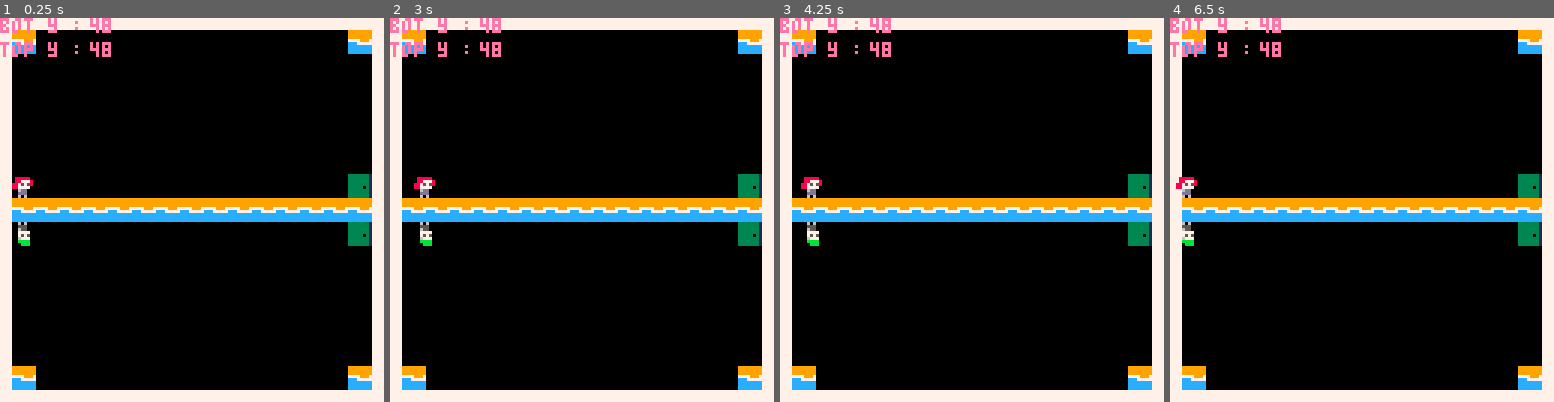
Above: before the commit, frames 1-4 (left to right).
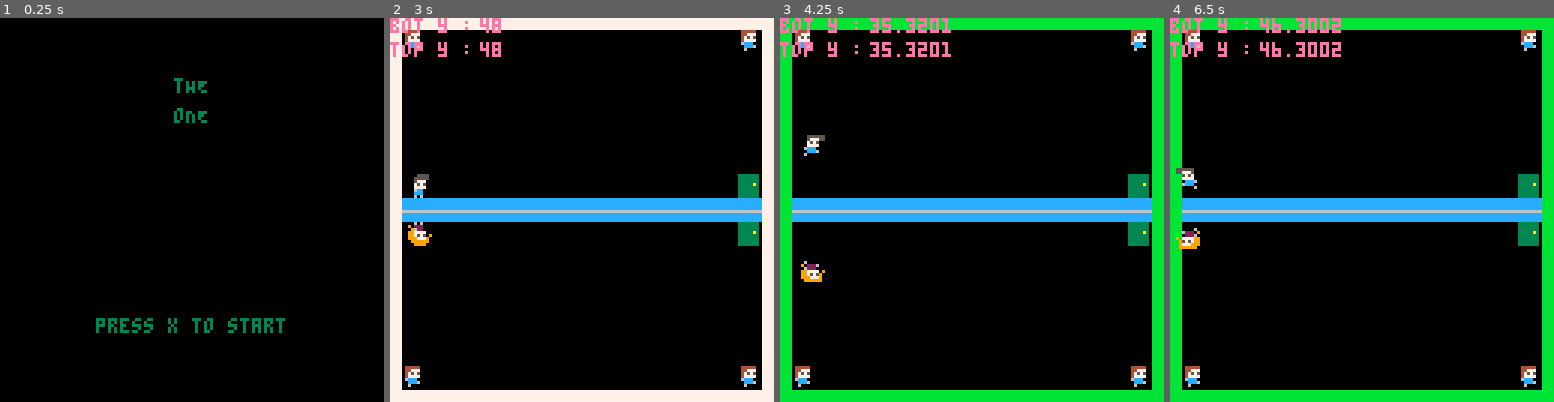
Above: after the commit, the same moments.

Repository: lpratico/a_curious_amalgam
Game: PICO-8 cartridge game.p8
The game is run twice, just before and just after one commit, with the same random seed, the same clock (stepped at 60 frames per second) and the same inputs.
Inputs:
- Up to frame 1 (0.25 s): no input
- Up to frame 2 (3 s): tap O (Z key) at 0.33, 0.7, 1.43, 2.22 s; tap X (X key) at 1.07, 2.07, 2.4, 2.73 s; hold Left 1.97-2.37 s; hold Right from 2.87 s (still down)
- Up to frame 3 (4.25 s): tap X (X key) every 0.33 s from 3.07 to 4.07 s; tap O (Z key) at 3.1, 3.98 s; release Right at 3.53 s; hold Up 3.58-4.08 s; hold Right from 4.13 s (still down)
- Up to frame 4 (6.5 s): tap X (X key) every 0.33 s from 4.4 to 6.4 s; release Right at 4.53 s; tap O (Z key) at 4.87, 5.75 s; hold Left 5.13-5.8 s; hold Up 5.85-6.18 s; hold Left from 6.23 s (still down)

The runs differ from the first frame. In frame 1, 22% of the frame differs, in the area x 0-100%, y 0-100%; in frame 2, 5.6%; in frame 3, 18%; in frame 4, 18%.

Commit message:
Added animations and game states

Diff:
--- a/game.p8
+++ b/game.p8
@@ -5,27 +5,44 @@
 --constants
 
 playerheight = 7
-mapheight = 120 --119?
-
-jumpvel = -2.21
-gravity = .15
+mapheight = 120
+
+jumpvel = -2.71
+gravity = .25
+
+
 
 topplayer={
     x=0,
     y=48,
-    v=0
+    v=0,
+    spritestand = 14,
+    spritejump = 15,
+    spriterun = 16,
+    spritecurrent = 14,
+    spritedir = 1,
+    framenum = 0,
+    running=false
 }
 
 botplayer={
     x=0,
     y=48,
-    v=0
+    v=0,
+    spritestand = 26,
+    spritejump = 27,
+    spriterun = 28,
+    spritecurrent = 26,
+    spritedir = 1,
+    framenum = 0,
+    running=false
 }
 
 level={
     x=0,
     y=0,
-    linked=false
+    linked=false,
+    state="m"
 }
 
 
@@ -38,8 +55,8 @@
 end
 
 function getcorners(player)
-    return {{player.x + 2,   flr(player.y + 2)},
-            {player.x + 5,   flr(player.y + 2)},
+    return {{player.x + 2,   flr(player.y + 1)},
+            {player.x + 5,   flr(player.y + 1)},
             {player.x + 2,   ceil(player.y + 7)},
             {player.x + 5,   ceil(player.y + 7)}}
 end
@@ -104,24 +121,20 @@
             if (topplayer.v < 0) then --upward
                 edge = flr(topcorners[i][2] / 8) * 8
                 disttop = edge + playerheight - topplayer.y
-                -- topplayer.y = edge + playerheight
 
             else --downward
                 edge = flr(topcorners[i][2] / 8) * 8 - 8
                 disttop = edge - topplayer.y
-                -- topplayer.y = edge
             end
         end
         if (not validlocation(botcorners[i][1], botcorners[i][2], true)) then
             if (botplayer.v < 0) then --upward
                 edge = flr(botcorners[i][2] / 8) * 8
                 distbot = edge + playerheight - botplayer.y
-                -- botplayer.y = edge + playerheight
 
             else --downward
                 edge = flr(botcorners[i][2] / 8) * 8 - 8
                 distbot = edge - botplayer.y
-                -- botplayer.y = edge
             end
         end
     end
@@ -191,71 +204,131 @@
 end
 
 function _update()
-    checkspikes()
-    checkexit()
-
-    --reset button
-    if (btnp(5)) then
-        resetlevel()
-    end
-
-
-    --jump
-    if (btn(2)) then
-        if (topplayer.v == 0) then
-            topplayer.v = jumpvel
-        end
-        if (botplayer.v == 0) then
-            botplayer.v = jumpvel
-        end
-    end
-
-
-    --controls
-    if(btn(0)) then
-        moveplayersx(-1)
-    end
-    if(btn(1)) then
-        moveplayersx(1)
-    end
-
-    if (btnp(4)) then
-        level.linked = not level.linked
+    if (level.state == "m") then
+        if(btn(5)) then
+            level.state = "g"
+        end
+    elseif (level.state == "g") then
+        checkspikes()
+        checkexit()
+
+        --reset button
+        if (btnp(4)) then
+            resetlevel()
+        end
+
+
+        --jump
+        if (btn(2)) then
+            if (topplayer.v == 0) then
+                topplayer.v = jumpvel
+            end
+            if (botplayer.v == 0) then
+                botplayer.v = jumpvel
+            end
+        end
+
+
+        --controls
+        if(btn(0)) then
+            moveplayersx(-1)
+        end
+        if(btn(1)) then
+            moveplayersx(1)
+        end
+
+        if (btnp(5)) then
+            level.linked = not level.linked
+            if (level.linked) then
+                topplayer.v = (topplayer.v + botplayer.v)/2
+                botplayer.v = topplayer.v
+            end
+        end
+
+        --gravity
+        topplayer.v += gravity
+        botplayer.v += gravity
+
+        moveplayersy()
+    end
+end
+
+function _draw()
+    if (level.state == "m") then
+        rectfill(0,0,127,127,0)
+        print("tHE", 58, 20, 3)
+        print("oNE", 58, 30, 3)
+
+
+        print("press x to start", 32, 100, 3)
+    elseif (level.state == "g") then
+        --draw base color
         if (level.linked) then
-            topplayer.v = (topplayer.v + botplayer.v)/2
-            botplayer.v = topplayer.v
-        end
-    end
-
-    --gravity
-    topplayer.v += gravity
-    botplayer.v += gravity
-
-    moveplayersy()
-end
-
-function _draw()
-    --draw base color
-    if (level.linked) then
-        rectfill(0,0,127,127,11)
-    else
-        rectfill(0,0,127,127,7)
-    end
-    rectfill(4,4,123,123,0)
-
-
-    --draw map
-    map(level.x,level.y,4,4,15,15)
-
-    --draw players
-    spr(1, topplayer.x + 4, topplayer.y + 4)
-    spr(2, botplayer.x + 4, mapheight - botplayer.y - 4, 1, 1, false, true)
-
-    print("bot y :", 0, 0, 14)
-    print(botplayer.y, 30, 0)
-    print("top y :", 0, 8, 14)
-    print(topplayer.y, 30, 8)
-
+            rectfill(0,0,127,127,11)
+        else
+            rectfill(0,0,127,127,7)
+        end
+        rectfill(4,4,123,123,0)
+
+
+        --draw map
+        map(level.x,level.y,4,4,15,15)
+
+        --draw players
+        if (btn(0) and not btn(1)) then
+            topplayer.spritedir = -1
+            botplayer.spritedir = -1
+        elseif (btn(1) and not btn(0)) then
+            topplayer.spritedir = 1
+            botplayer.spritedir = -1
+        end
+        if (topplayer.v != 0) then
+            topplayer.spritecurrent = topplayer.spritejump
+        elseif (btn(0) and not btn(1)) then
+            topplayer.framenum +=1
+            topplayer.framenum %= 20
+            topplayer.spritecurrent = topplayer.spriterun + flr(topplayer.framenum/5)
+        elseif (btn(1) and not btn(0)) then
+            topplayer.framenum +=1
+            topplayer.framenum %= 20
+            topplayer.spritecurrent = topplayer.spriterun  + flr(topplayer.framenum/5)
+        else
+            topplayer.spritecurrent = topplayer.spritestand
+            topplayer.framenum = 0
+        end
+
+        if (botplayer.v != 0) then
+            botplayer.spritecurrent = botplayer.spritejump
+        elseif (btn(0) and not btn(1)) then
+            botplayer.framenum +=1
+            botplayer.framenum %= 20
+            botplayer.spritecurrent = botplayer.spriterun + flr(botplayer.framenum/5)
+        elseif (btn(1) and not btn(0)) then
+            botplayer.framenum +=1
+            botplayer.framenum %= 20
+            botplayer.spritecurrent = botplayer.spriterun  + flr(botplayer.framenum/5)
+        else
+            botplayer.spritecurrent = botplayer.spritestand
+            botplayer.framenum = 0
+        end
+
+        if (topplayer.spritedir == 1) then
+            spr(topplayer.spritecurrent, topplayer.x + 4, topplayer.y + 4, 1, 1, false, false)
+        else
+            spr(topplayer.spritecurrent, topplayer.x + 4, topplayer.y + 4, 1, 1, true, false)
+        end
+
+        if (topplayer.spritedir == 1) then
+            spr(botplayer.spritecurrent, botplayer.x + 4, mapheight - botplayer.y - 4, 1, 1, false, true)
+        else
+            spr(botplayer.spritecurrent, botplayer.x + 4, mapheight - botplayer.y - 4, 1, 1, true, true)
+        end
+
+        print("bot y :", 0, 0, 14)
+        print(botplayer.y, 30, 0)
+        print("top y :", 0, 8, 14)
+        print(topplayer.y, 30, 8)
+    end
 
 end
 
@@ -316,34 +389,34 @@
 
 
 __gff__
-0000000000010402000000000000000000000000000000000000000000000000000000000000000000000000000000000000000000000000000000000000000000000000000000000000000000000000000000000000000000000000000000000000000000000000000000000000000000000000000000000000000000000000
-0000000000000000000000000000000000000000000000000000000000000000000000000000000000000000000000000000000000000000000000000000000000000000000000000000000000000000000000000000000000000000000000000000000000000000000000000000000000000000000000000000000000000000
+0000000000010402000000000000000000000000000000000000000000000000000000000000000000000000000000000000000000000000000000000000000000000101010102040201010101010101010101010101010101010101010101010101010101010101010101010101010101010101010101010101010101010101
+0101010101010101010101010101010101010101010101010101010101010101010101010101010101010101010101010101010101010101010101010101010101010000000000000000000000000000000000000000000000000000000000000000000000000000000000000000000000000000000000000000000000000000
 __map__
 0500000000000000000000000000050000000000000000000000000000050000000000000000000000000000050000000000000000000000000000050000000000000000000000000000050000000000000000000000000000050000000000000000000000000000050000000000000000000000000000050000000000000000
-0000000000000000000000000000000000000000000000000000000000000000000000000000000000000000000000000000000000000000000000000000000000000000000000000000000000000000000000000000000600000000000000000000000000000000000000000000000000000000000000000000000000000000
-0000000000000000000000000000000000000000000000000000000000000000000000000000000000000000000000000000000000000000000000000000000000000000000000000000000000000000000000000005050500000000000000000000000000000000000000000000000000000000000000000000000000000000
-0000000000000000000000000000000000000000000000000000000000000000000000000000000000000000060000000000000000000000000000000000000000000000000000000000060000000000000000050000000000000000000000000000000000000000000000000000000000000000000000000000000000000000
-0000000000000000000000000000000000000000000000000000000000000000000500000505000005050505050000000500000000000500000000000000000000000505050505050505050000000000000500000000000000000000000005000000000000000000000000000000000000000000000000000000000000000000
-0000000000000000000000000000000000000000000000000000000000000000050500000000000005050505050000050500000000000505000000000000000000000505050505050505050000000005000000000000000000000000000000000500000000000000000000000000000000000000000000000000000000000000
-0000000000000000000000000000060000000000070000000000000000060005050500000000000005050505050005050500000000000505050000060000000000000505050505050505050000050000000000000000000000000000000000050000000000000000060000000000000000000000000000060000000000000000
-0505050505050505050505050505050505050505050505050505050505050505050505050505050505050505050505050505050505050505050505050505050505050505050505050505050505050505050505050505050505050505050505050505050505050505050505050505050505050505050505050000000000000000
-0000000000000000000000000000060000000000070000000000000000060005050500000000000005050505050000000005050505050000000000060000000000000505050505050505050000050000000000000000000000000000000000050000000000000000060000000000000000000000000000060000000000000000
-0000000000000000000000000000000000000000000000000000000000000000050500000000000005050505050000000005050505050000000000000000000000000005050505050505050000000005000000000000000000000000000000050000000000000000000000000000000000000000000000000000000000000000
-0000000000000000000000000000000000000000000000000000000000000000000500000505000005050505050000000005050505050000000000000000000000000000050505050505050000000000000500000000000000000000000000050000000000000000000000000000000000000000000000000000000000000000
-0000000000000000000000000000000000000000000000000000000000000000000000000000000000000000060000000000000000000000000000000000000000000000000000000000060000000000000000050000000000000000000000000000000000000000000000000000000000000000000000000000000000000000
-0000000000000000000000000000000000000000000000000000000000000000000000000000000000000000000000000000000000000000000000000000000000000000000000000000000000000000000000000005050500000000000000000000000000000000000000000000000000000000000000000000000000000000
-0000000000000000000000000000000000000000000000000000000000000000000000000000000000000000000000000000000000000000000000000000000000000000000000000000000000000000000000000000000600000000000000000000000000000000000000000000000000000000000000000000000000000000
+0000000000000000000000000000000000000000000000000000000000000000000000000000000000000000000000000000000000000000000000000000000000000000000000000000000000000000000000000000004700000000000000000000000000000000000000000000000000000000000000000000000000000000
+0000000000000000000000000000000000000000000000000000000000000000000000000000000000000000000000000000000000000000000000000000000000000000000000000000000000000000000000000056565600000000000000000000000000000000000000565600000000000000000000000000000000000000
+0000000000000000000000000000000000000000000000000000000000000000000000000000000000000000470000000000000000000000000000000000000000000000000000000000470000000000000000560000000000000000000000000000000000000000000000565600000000000000000000000000000000000000
+0000000000000000000000000000000000000000000000000000000000000000005500005555000055555555550000005500000000005500000000000000000000005555555555555555550000000000005600000000000000000000000055000000000000000000000000565600000000000000000000000000000000000000
+0000000000000000000000000000000000000000000000000000000000000000555500000000000055555555550000555500000000005555000000000000000000005555555555555555550000000056000000000000000000000000000000005500000000000000000000565600000000000000000000000000000000000000
+0000000000000000000000000000470000000000460000000000000000470055555500000000000055555555550055555500000000005555550000470000000000005555555555555555550000560000000000000000000000000000000000550000000000000000470000000000000000000000000000470000000000000000
+5555555555555555555555555555555555555555555555555555555555555555555555555555555555555555555555555555555555555555555555555555555555555555555555555555555555555555555555555555555555555555555555555555555555555555555555555555555555555555555555550000000000000000
+0000000000000000000000000000470000000000480000000000000000470055555500000000000055555555550000000055555555550000000000470000000000005555555555555555550000560000000000000000000000000000000000550000000000000000470000000000004848484848000000470000000000000000
+0000000000000000000000000000000000000000000000000000000000000000555500000000000055555555550000000055555555550000000000000000000000000055555555555555550000000056000000000000000000000000000000550000000000000000000000000000000000000000000000000000000000000000
+0000000000000000000000000000000000000000000000000000000000000000005500005555000055555555550000000055555555550000000000000000000000000000555555555555550000000000005600000000000000000000000000550000000000000000000000000000000000000000000000000000000000000000
+0000000000000000000000000000000000000000000000000000000000000000000000000000000000000000470000000000000000000000000000000000000000000000000000000000470000000000000000560000000000000000000000000000000000000000000000000000000000000000000000000000000000000000
+0000000000000000000000000000000000000000000000000000000000000000000000000000000000000000000000000000000000000000000000000000000000000000000000000000000000000000000000000056565600000000000000000000000000000000000000000000000000000000000000000000000000000000
+0000000000000000000000000000000000000000000000000000000000000000000000000000000000000000000000000000000000000000000000000000000000000000000000000000000000000000000000000000004700000000000000000000000000000000000000000000000000000000000000000000000000000000
 0500000000000000000000000000050000000000000000000000000000050000000000000000000000000000050000000000000000000000000000050000000000000000000000000000050000000000000000000000000000050000000000000000000000000000050000000000000000000000000000050000000000000000
 0500000000000000000000000000050000000000000000000000000000050000000000000000000000000000000000000000000000000000000000000000000000000000000000000000000000000000000000000000000000000000000000000000000000000000000000000000000000000000000000000000000000000000
 0000000000000000000000000000000000000000000000000000000000000000000000000000000000000000000000000000000000000000000000000000000000000000000000000000000000000000000000000000000000000000000000000000000000000000000000000000000000000000000000000000000000000000
 0000000000000000000000000000000000000000000000000000000000000000000000000000000000000000000000000000000000000000000000000000000000000000000000000000000000000000000000000000000000000000000000000000000000000000000000000000000000000000000000000000000000000000
 0000000000000000000000000000000000000000000000000000000000000000000000000000000000000000000000000000000000000000000000000000000000000000000000000000000000000000000000000000000000000000000000000000000000000000000000000000000000000000000000000000000000000000
-0000000000000000000000000000000000000000000000070000000500000000000000000000000000000000000000000000000000000000000000000000000000000000000000000000000000000000000000000000000000000000000000000000000000000000000000000000000000000000000000000000000000000000
-0000000000000000000000000000000000000700000505050500000500000000000000000000000000000000000000000000000000000000000000000000000000000000000000000000000000000000000000000000000000000000000000000000000000000000000000000000000000000000000000000000000000000000
-0000000700000700000700000700060000050505000000000000000500060000000000000000000000000000000000000000000000000000000000000000000000000000000000000000000000000000000000000000000000000000000000000000000000000000000000000000000000000000000000000000000000000000
-0505050505050505050505050505050505050505050505050505050505050000000000000000000000000000000000000000000000000000000000000000000000000000000000000000000000000000000000000000000000000000000000000000000000000000000000000000000000000000000000000000000000000000
-0000000700000700000700000700060000050505000000000505000000060000000000000000000000000000000000000000000000000000000000000000000000000000000000000000000000000000000000000000000000000000000000000000000000000000000000000000000000000000000000000000000000000000
-0000000000000000000000000000000000000000000000000005050500000000000000000000000000000000000000000000000000000000000000000000000000000000000000000000000000000000000000000000000000000000000000000000000000000000000000000000000000000000000000000000000000000000
+0000000000000000000000000000000000000000000000460000005600000000000000000000000000000000000000000000000000000000000000000000000000000000000000000000000000000000000000000000000000000000000000000000000000000000000000000000000000000000000000000000000000000000
+0000000000000000000000000000000000004600005656565600005600000000000000000000000000000000000000000000000000000000000000000000000000000000000000000000000000000000000000000000000000000000000000000000000000000000000000000000000000000000000000000000000000000000
+0000004600004600004600004600470000565656000000000000005600470000000000000000000000000000000000000000000000000000000000000000000000000000000000000000000000000000000000000000000000000000000000000000000000000000000000000000000000000000000000000000000000000000
+5656565656565656565656565656565656565656565656565656565656560000000000000000000000000000000000000000000000000000000000000000000000000000000000000000000000000000000000000000000000000000000000000000000000000000000000000000000000000000000000000000000000000000
+0000004800004800004800004800470000565656000000005656000000470000000000000000000000000000000000000000000000000000000000000000000000000000000000000000000000000000000000000000000000000000000000000000000000000000000000000000000000000000000000000000000000000000
+0000000000000000000000000000000000000000000000000056565600000000000000000000000000000000000000000000000000000000000000000000000000000000000000000000000000000000000000000000000000000000000000000000000000000000000000000000000000000000000000000000000000000000
 0000000000000000000000000000000000000000000000000000000000000000000000000000000000000000000000000000000000000000000000000000000000000000000000000000000000000000000000000000000000000000000000000000000000000000000000000000000000000000000000000000000000000000
 0000000000000000000000000000000000000000000000000000000000000000000000000000000000000000000000000000000000000000000000000000000000000000000000000000000000000000000000000000000000000000000000000000000000000000000000000000000000000000000000000000000000000000
 0000000000000000000000000000000000000000000000000000000000000000000000000000000000000000000000000000000000000000000000000000000000000000000000000000000000000000000000000000000000000000000000000000000000000000000000000000000000000000000000000000000000000000
Not shown, changed: 40 lines of the sprite sheet (__gfx__) section of game.p8
